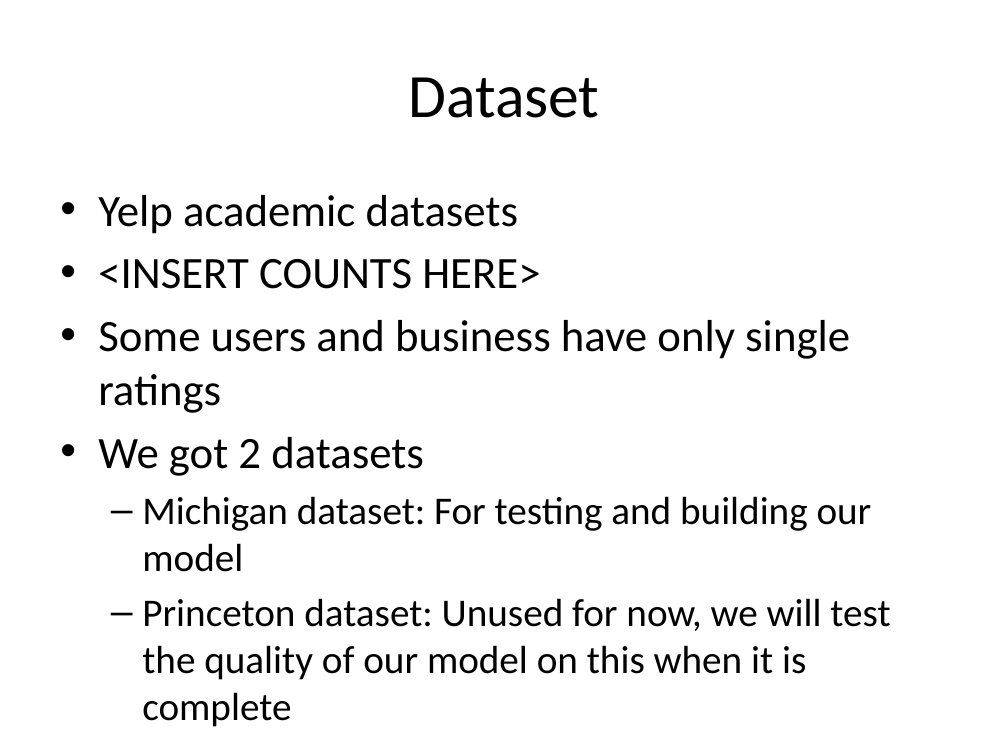
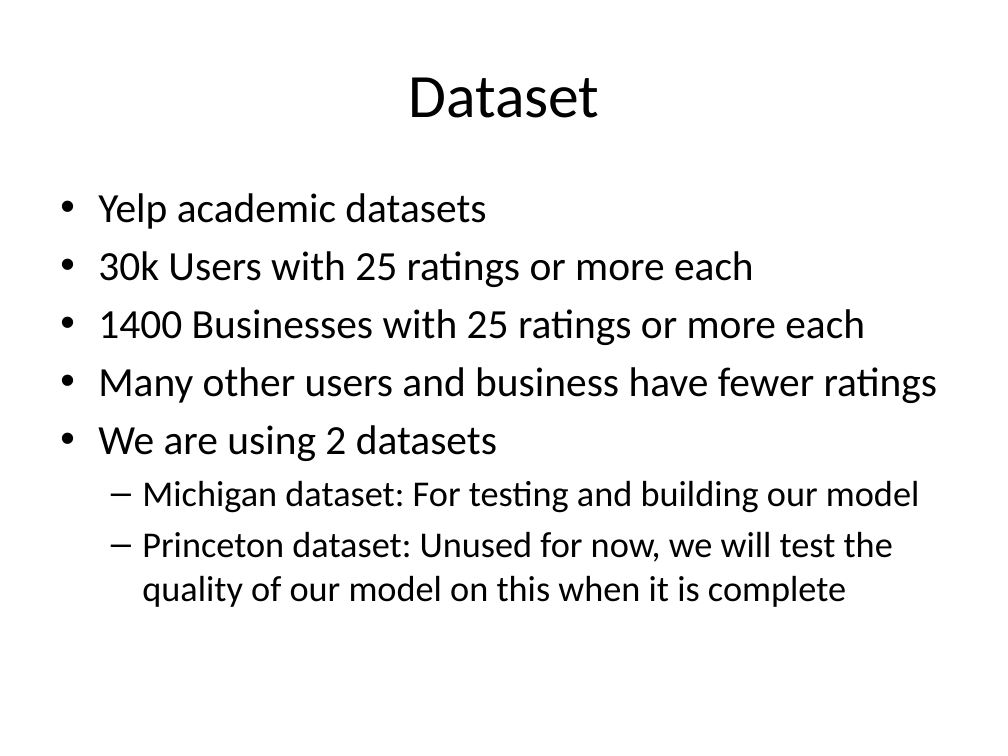
Before and after one commit to zouf/AllSortz, a slide deck: slide 7 of docs/slides.pptx (slide 6 before the commit). Drawn at 1008x756 pixels with LibreOffice and Linux fonts; fonts in the diff are those of the drawing. Boxes give left, top, right and bottom in pixels: in the first picture for what was removed or moved away, otherwise in the second. Text is boxed around its words. In the diff, an @@ line names an element or a change of style, - is before the commit and + after.

```diff
--- a/docs/slides.pptx
+++ b/docs/slides.pptx
@@ text at bbox=[98, 193, 919, 607]: size 32 to 29.6 pt in "Yelp academic datasets"; size 28 to 25.9 pt in "Michigan dataset: For testing and building our ...", "Princeton dataset: Unused for now, we will ..." @@
@@ text at bbox=[98, 251, 938, 461]: text changed; size 32 to 29.6 pt @@
-• <INSERT COUNTS HERE>
-• Some users and business have only single ratings
-• We got 2 datasets
+• 30k Users with 25 ratings or more each
+• 1400 Businesses with 25 ratings or more each
+• Many other users and business have fewer ratings
+• We are using 2 datasets
```
Also in this commit, not shown: 4 other slides changed, 10 slides added.
